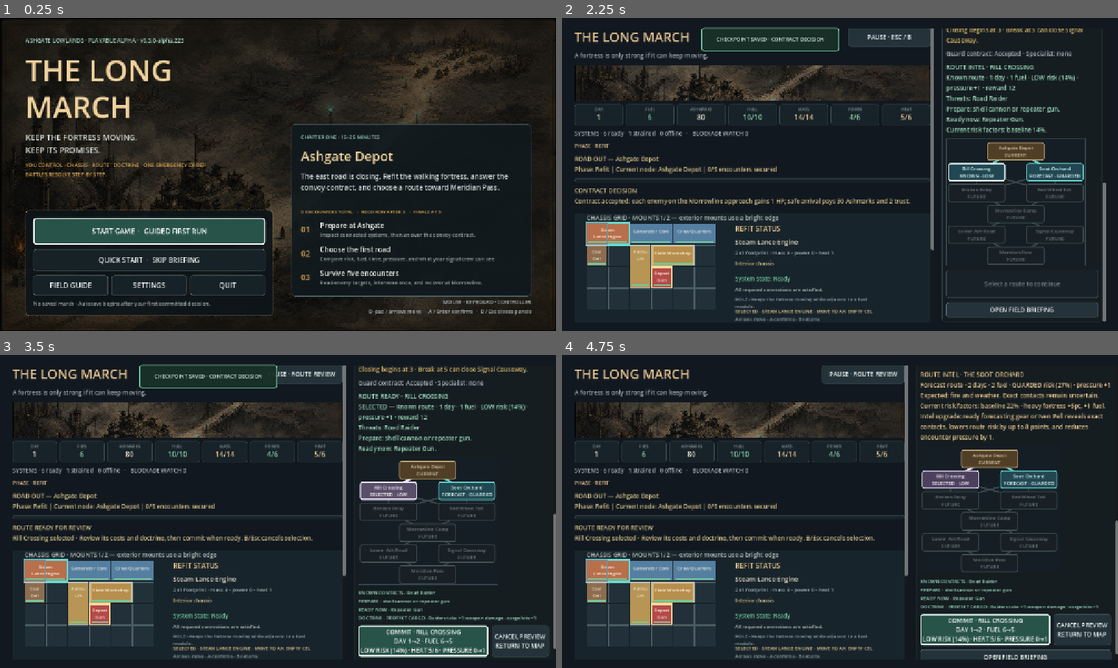
Above: before the commit, frames 1-4 (two rows, left to right).
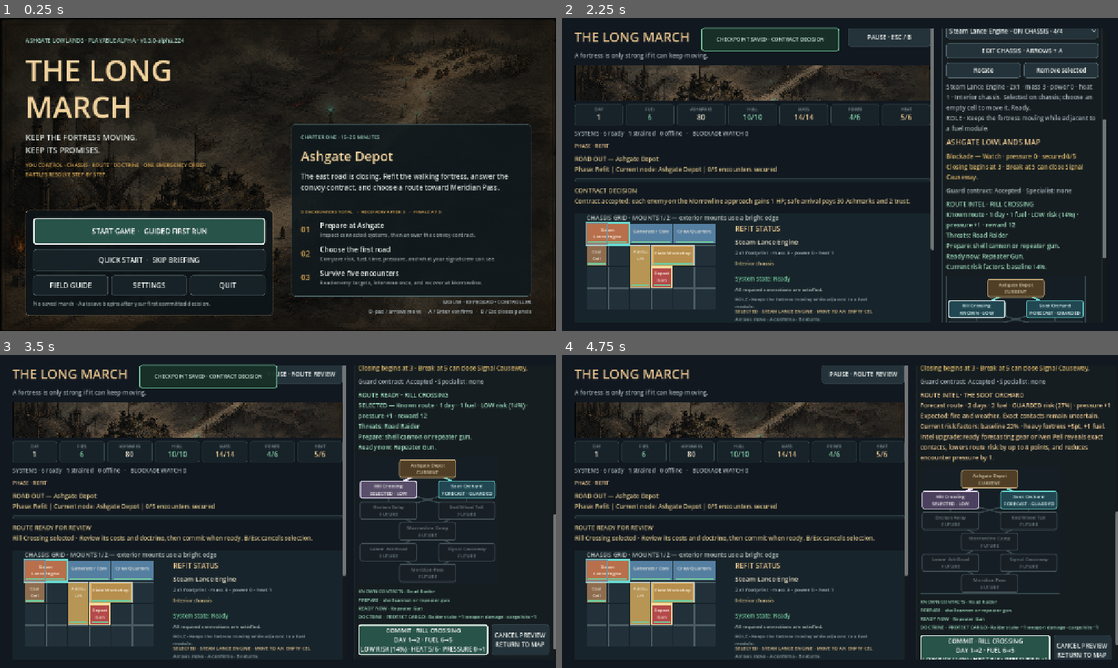
Above: after the commit, the same moments.

Repository: raphaelroshan/the-long-march
Game: Godot game, scene res://scenes/App.tscn
Same seed, same stepped clock (60 frames per second), same inputs: the game is played once before the commit and once after it.
Inputs:
- Up to frame 1 (0.25 s): no input
- Up to frame 2 (2.25 s): click "START GAME · GUIDED FIRST RUN" at 0.5 s; click "SKIP FOR THIS RUN" at 1.25 s; click "GUARD THE CONVOY MORROWLINE ·…" at 2 s
- Up to frame 3 (3.5 s): click "Rill Crossing KNOWN · LOW" at 2.75 s
- Up to frame 4 (4.75 s): click "Rill Crossing SELECTED · LOW" at 3.5 s; click "Soot Orchard FORECAST · GUARD…" at 4.25 s

The runs differ from the first frame. In frame 1, less than 0.1% of the frame differs, in the area x 32-33%, y 6-8%; in frame 2, 11%; in frame 3, 5.8%; in frame 4, 13%, in the area x 64-100%, y 3-98%.

Commit message:
Keep focused route controls visible

Diff:
--- a/project.godot
+++ b/project.godot
@@ -4,7 +4,7 @@
 
 [application]
 config/name="The Long March"
-config/version="0.3.0-alpha.223"
+config/version="0.3.0-alpha.224"
 run/main_scene="res://scenes/App.tscn"
 config/features=PackedStringArray("4.4", "GL Compatibility")
 
--- a/src/ui/main.gd
+++ b/src/ui/main.gd
@@ -66,6 +66,9 @@
 var status_label: Label
 var left_scroll: ScrollContainer
 var right_scroll: ScrollContainer
+var pending_desk_scroll_control: Control
+var desk_scroll_queued: bool = false
+var desk_scroll_frames_remaining: int = 0
 var journey_label: Label
 var encounter_label: Label
 var combat_panel: CombatPanel
@@ -892,7 +895,22 @@
 		control.focus_entered.connect(_on_desk_control_focused.bind(control))
 
 func _on_desk_control_focused(control: Control) -> void:
-	_scroll_action_context_into_view.call_deferred(control)
+	pending_desk_scroll_control = control
+	desk_scroll_frames_remaining = 2
+	if desk_scroll_queued:
+		return
+	desk_scroll_queued = true
+	get_tree().process_frame.connect(_advance_pending_desk_scroll, CONNECT_ONE_SHOT)
+
+func _advance_pending_desk_scroll() -> void:
+	_scroll_action_context_into_view(pending_desk_scroll_control)
+	desk_scroll_frames_remaining -= 1
+	if desk_scroll_frames_remaining > 0:
+		get_tree().process_frame.connect(_advance_pending_desk_scroll, CONNECT_ONE_SHOT)
+		return
+	desk_scroll_queued = false
+	desk_scroll_frames_remaining = 0
+	pending_desk_scroll_control = null
 
 func _show_intervention_preview(intervention_id: String) -> void:
 	if state.phase not in ["battle", "final_battle"] or state.encounter_intervention_used:
@@ -1264,12 +1282,9 @@
 	if not _control_can_receive_focus(control):
 		return false
 	control.grab_focus()
-	if right_scroll != null and right_scroll.is_ancestor_of(control):
-		_scroll_action_context_into_view(control)
 	return true
 
 func _scroll_action_context_into_view(control: Control) -> void:
-	await get_tree().process_frame
 	if not _control_can_receive_focus(control) or not control.has_focus() or right_scroll == null or not right_scroll.is_ancestor_of(control):
 		return
 	var viewport_rect := right_scroll.get_global_rect()
--- a/tests/test_prototype_flow.gd
+++ b/tests/test_prototype_flow.gd
@@ -535,6 +535,9 @@
 	await process_frame
 	await process_frame
 	_expect(game.get_viewport().gui_get_focus_owner() in game.campaign_node_buttons and game.selected_campaign_node_id.is_empty(), "Review Next Roads should move focus to route selection without choosing a road for the player")
+	var focused_route_rect: Rect2 = game.get_viewport().gui_get_focus_owner().get_global_rect()
+	var recovery_route_viewport_rect: Rect2 = game.right_scroll.get_global_rect()
+	_expect(focused_route_rect.position.y >= recovery_route_viewport_rect.position.y and focused_route_rect.end.y <= recovery_route_viewport_rect.end.y, "the recovery handoff should scroll its focused route fully into the visible command desk")
 	_expect(game.state.money == handoff_money and game.state.settlement_actions_remaining == handoff_actions and game.event_label.text.contains("no service action has been spent"), "the recovery handoff should preserve resources and explicitly state its no-cost semantics")
 	game.campaign_map.button_for("lower_ash_road").pressed.emit()
 	await process_frame
--- a/tools/ci_manifest.json
+++ b/tools/ci_manifest.json
@@ -1,7 +1,7 @@
 {
   "slug": "the-long-march",
   "display_name": "The Long March",
-  "prototype_version": "0.3.0-alpha.223",
+  "prototype_version": "0.3.0-alpha.224",
   "playtest_ready": true,
   "godot_test": "res://tests/test_fortress_state.gd",
   "primary_repo": "raphaelroshan/the-long-march",
Not shown, changed: export_presets.cfg
Not shown, changed: docs/decision_log.md
